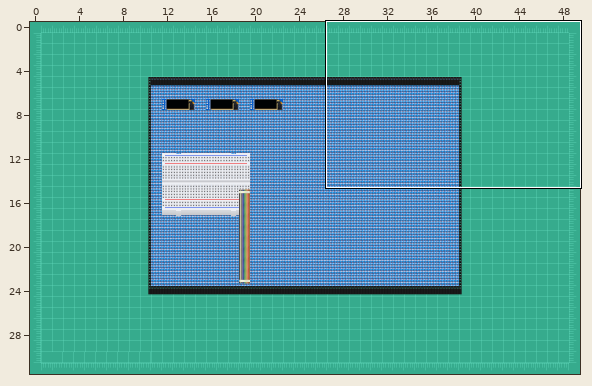
Level history. Tiled map (JSON): src/maps/adventure1.json. Above, an overview of the earlier version with the close-up marked.
Close-up. Before:
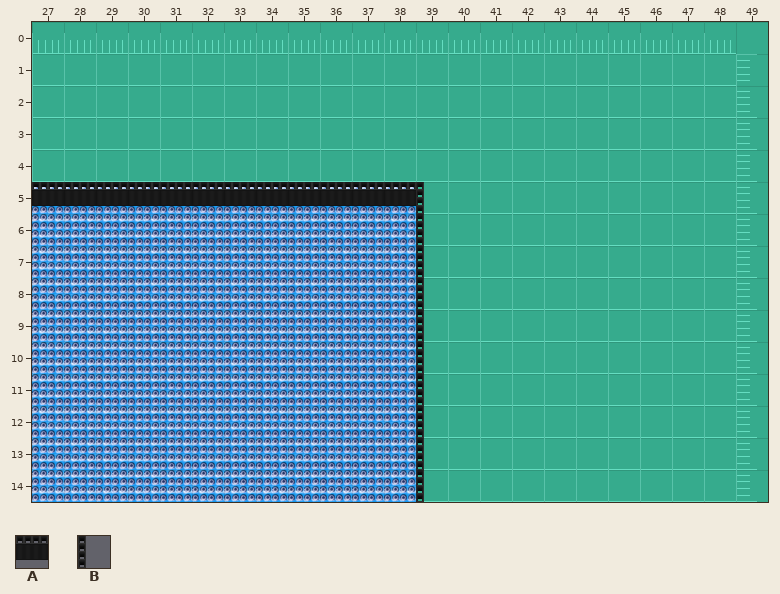
Cells are 32x32 px. Shown: x 27..49, y 0..14. The commit also changed other parts of the map, which this record leaves out.
Key: from "objects_gaffa": A 2, B 3.
_ is an empty cell.
Layers that did not change in this view are not listed.
Layer "Objects_Bottom" before, first column x 27:
 0 _______________________
 1 _______________________
 2 _______________________
 3 _______________________
 4 _______________________
 5 AAAAAAAAAAAAB__________
 6 ____________B__________
 7 ____________B__________
 8 ____________B__________
 9 ____________B__________
10 ____________B__________
11 ____________B__________
12 ____________B__________
13 ____________B__________
14 ____________B__________
Once edited:
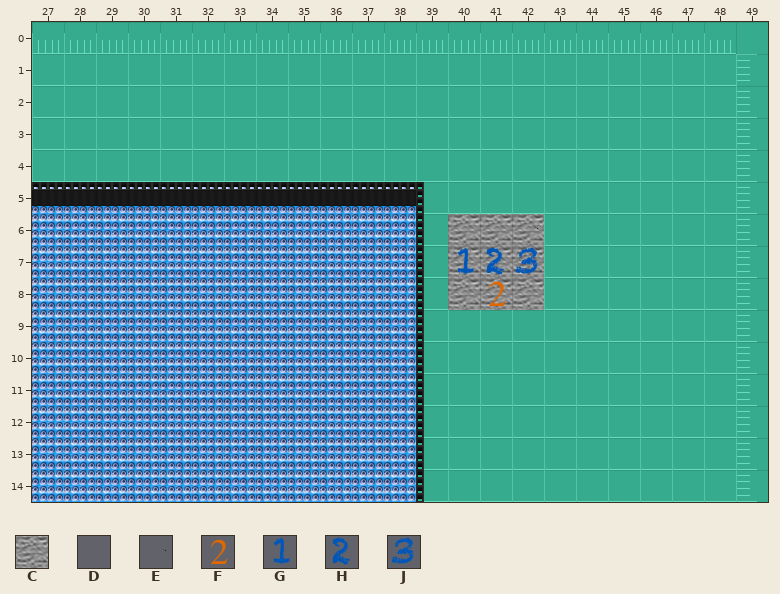
Further tiles: from "floor_gaffa": C 64; from "number_tst": D 0, E 2, F 19, G 27, H 28, J 29.
The exact change:
Changed rows in their new state; . is an unchanged cell.
Layer "Objects_Bottom":
first column x 40:
 6 CCC
 7 CCC
 8 CCC
Layer "Objects_Top":
first column x 40:
 6 D.E
 7 GHJ
 8 .F.
Where, in picture pixels (left, top, right, bottom), the same in both close-ups:
added: (448, 214, 544, 310)
